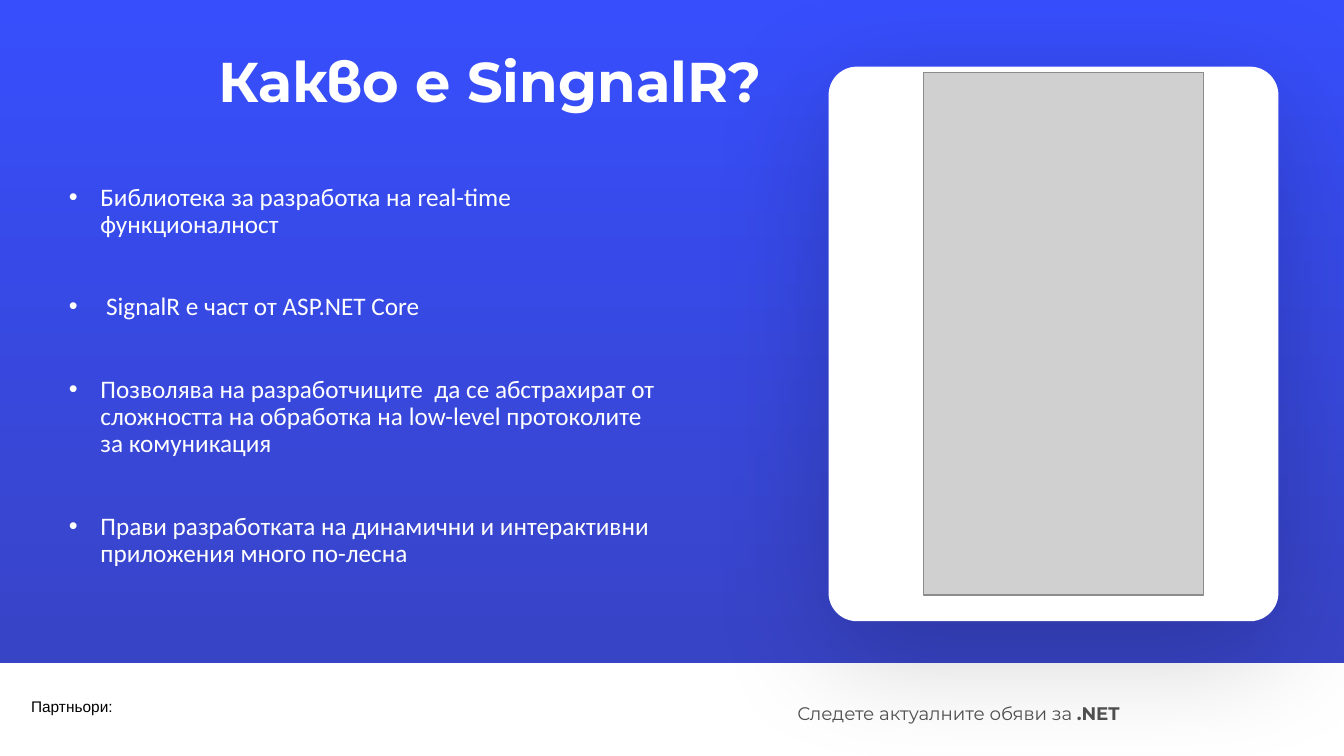
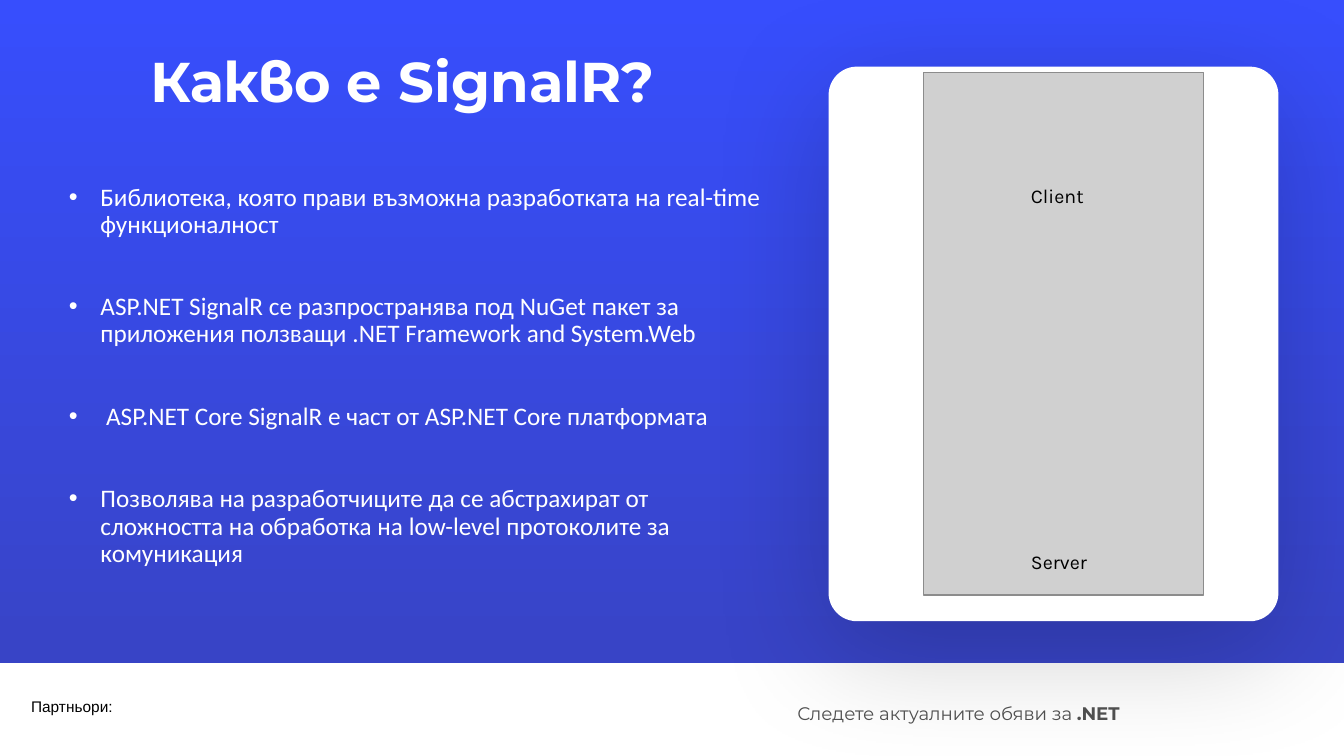
Before and after one commit to HristinaDAIS/SignalRDemo, a slide deck: slide 3 of SignalRPresentation/NET_May 2024.pptx (slide 2 before the commit). Drawn at 1344x756 pixels with LibreOffice and Linux fonts; fonts in the diff are those of the drawing; grey boxes stand for pictures; background and template pictures are left out. Boxes give left, top, right and bottom in pixels: in the first picture for what was removed or moved away, otherwise in the second. Text is boxed around its words. In the diff, an @@ line names an element or a change of style, - is before the commit and + after.

```diff
--- a/SignalRPresentation/NET_May 2024.pptx
+++ b/SignalRPresentation/NET_May 2024.pptx
@@ text at bbox=[150, 58, 655, 114]: text changed @@
-Какво е SingnalR?
+Какво е SignalR?
@@ text at bbox=[100, 188, 760, 430]: text changed @@
-• Библиотека за разработка на real-time функционалност
-• SignalR е част от ASP.NET Core
+• Библиотека, която прави възможна разработката на real-time функционалност
+• ASP.NET SignalR се разпространява под NuGet пакет за приложения ползващи .NET Framework and System.Web
+• ASP.NET Core SignalR е част от ASP.NET Core платформата
@@ text added at bbox=[1031, 189, 1084, 203], 14 pt, text #000000 @@
+Client
@@ text at bbox=[100, 518, 649, 566]: paragraph removed @@
-• Прави разработката на динамични и интерактивни приложения много по-лесна
@@ text added at bbox=[1031, 556, 1087, 570], 14 pt, text #000000 @@
+Server
```
Also in this commit, not shown: 6 other slides changed, 4 slides added, 2 slides removed.
